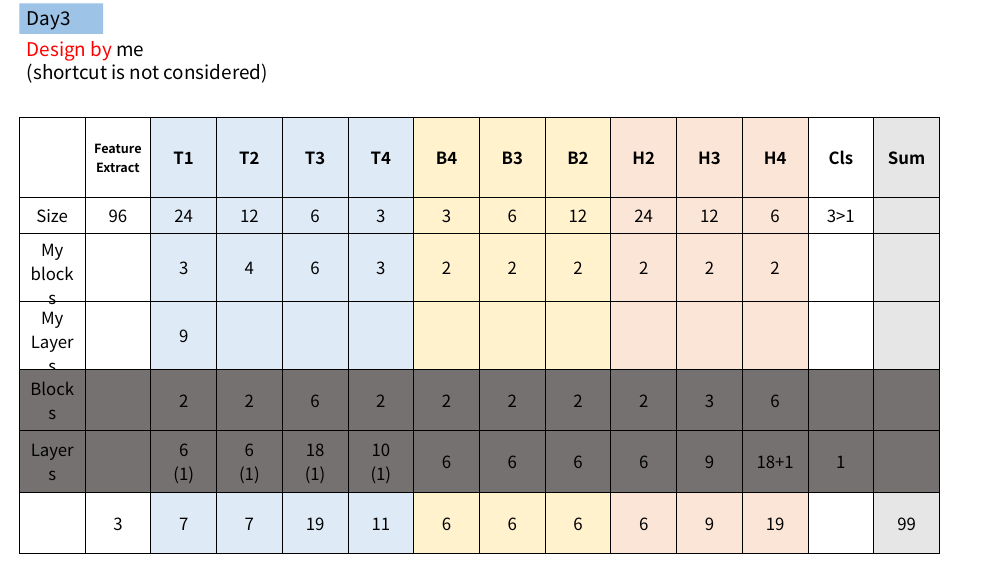
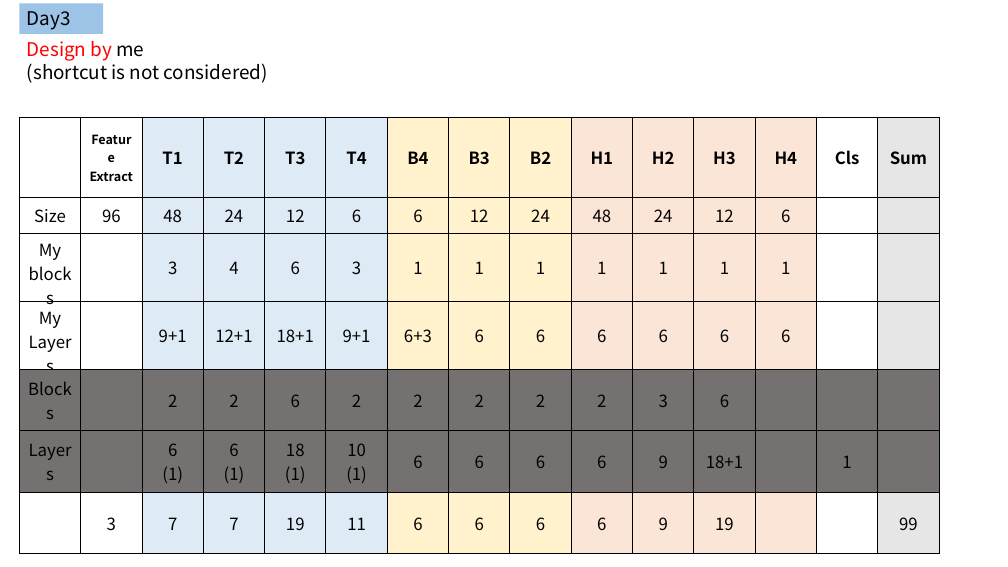
Before and after one commit to crapine1119/fishnet, a slide deck: slide 8 of PPT/fishnet_understanding.pptx. Drawn at 1008x567 pixels with LibreOffice and Linux fonts; fonts in the diff are those of the drawing. Boxes give left, top, right and bottom in pixels: in the first picture for what was removed or moved away, otherwise in the second. Text is boxed around its words. In the diff, an @@ line names an element or a change of style, - is before the commit and + after.

```diff
--- a/PPT/fishnet_understanding.pptx
+++ b/PPT/fishnet_understanding.pptx
@@ table at bbox=[20, 117, 938, 554] @@
-column 3: T1 | 24 | 3 | 9 | 2 | 6 / (1) | 7
-column 4: T2 | 12 | 4 |  | 2 | 6 / (1) | 7
-column 5: T3 | 6 | 6 |  | 6 | 18 / (1) | 19
-column 6: T4 | 3 | 3 |  | 2 | 10 / (1) | 11
-column 7: B4 | 3 | 2 |  | 2 | 6 | 6
-column 8: B3 | 6 | 2 |  | 2 | 6 | 6
-column 9: B2 | 12 | 2 |  | 2 | 6 | 6
-column 10: H2 | 24 | 2 |  | 2 | 6 | 6
-column 11: H3 | 12 | 2 |  | 3 | 9 | 9
-column 12: H4 | 6 | 2 |  | 6 | 18+1 | 19
-column 13: Cls | 3>1 |  |  |  | 1 | 
+column 3: T1 | 48 | 3 | 9+1 | 2 | 6 / (1) | 7
+column 4: T2 | 24 | 4 | 12+1 | 2 | 6 / (1) | 7
+column 5: T3 | 12 | 6 | 18+1 | 6 | 18 / (1) | 19
+column 6: T4 | 6 | 3 | 9+1 | 2 | 10 / (1) | 11
+column 7: B4 | 6 | 1 | 6+3 | 2 | 6 | 6
+column 8: B3 | 12 | 1 | 6 | 2 | 6 | 6
+column 9: B2 | 24 | 1 | 6 | 2 | 6 | 6
+column 10: H1 | 48 | 1 | 6 | 2 | 6 | 6
+column 11: H2 | 24 | 1 | 6 | 3 | 9 | 9
+column 12: H3 | 12 | 1 | 6 | 6 | 18+1 | 19
+column 13: H4 | 6 | 1 | 6 |  |  | 
+column 14: Cls |  |  |  |  | 1 | 
```
Also in this commit, not shown: 3 other files.
